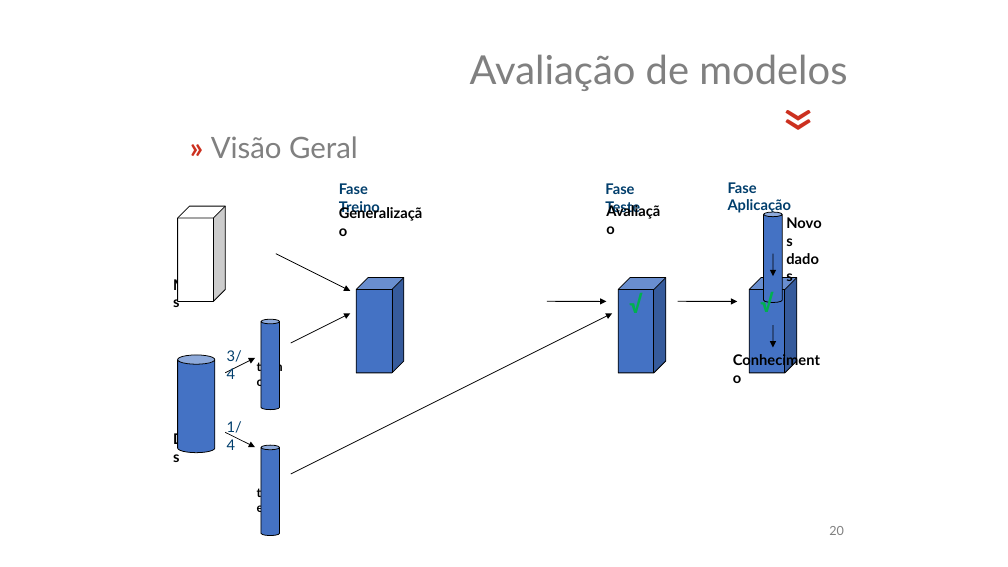
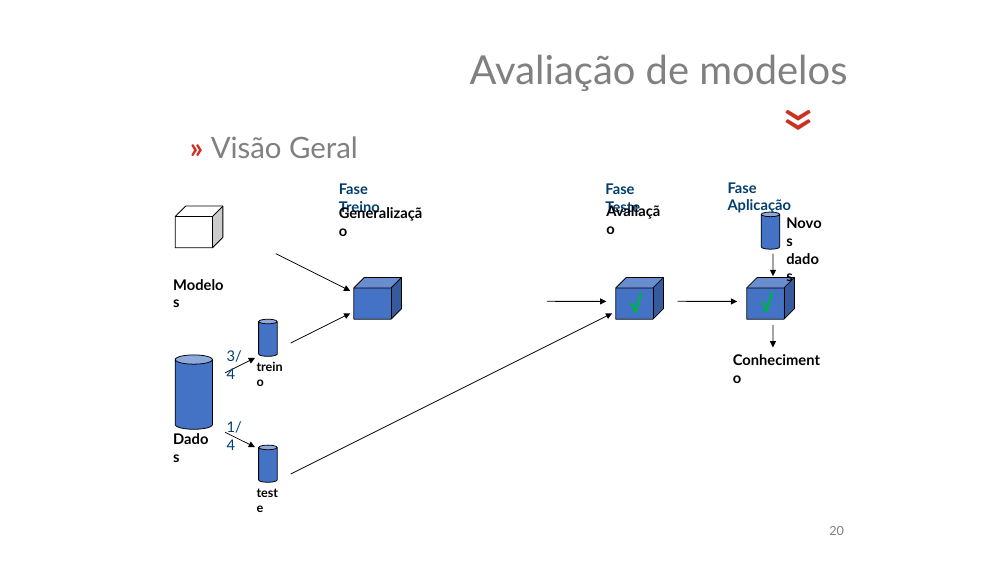
Before and after one commit to jsollari/DSR-II2025, a slide deck: slide 33 of docs/DSR-II2025_JL_slides.pptx. Drawn at 1008x567 pixels with LibreOffice and Linux fonts; fonts in the diff are those of the drawing; background and template pictures are left out. Boxes give left, top, right and bottom in pixels: in the first picture for what was removed or moved away, otherwise in the second. Text is boxed around its words. In the diff, an @@ line names an element or a change of style, - is before the commit and + after.

```diff
--- a/docs/DSR-II2025_JL_slides.pptx
+++ b/docs/DSR-II2025_JL_slides.pptx
@@ cube: place and size @@
-cube at [178,206,225,302]
+cube at [175,206,223,248]
@@ cylinder: place and size @@
-cylinder at [764,212,783,303]
+cylinder at [761,212,780,250]
@@ cube: place and size @@
-cube at [356,278,404,373]
+cube at [354,278,402,319]
@@ cube: place and size @@
-cube at [619,278,666,373]
+cube at [616,278,664,319]
@@ cube: place and size @@
-cube at [749,278,797,373]
+cube at [747,278,795,319]
@@ cylinder: place and size @@
-cylinder at [261,319,280,410]
+cylinder at [259,319,278,356]
@@ cylinder: place and size @@
-cylinder at [178,355,215,452]
+cylinder at [175,355,212,429]
@@ cylinder: place and size @@
-cylinder at [261,445,280,536]
+cylinder at [259,445,278,482]
```
Also in this commit, not shown: 5 other slides changed, 1 other file.
